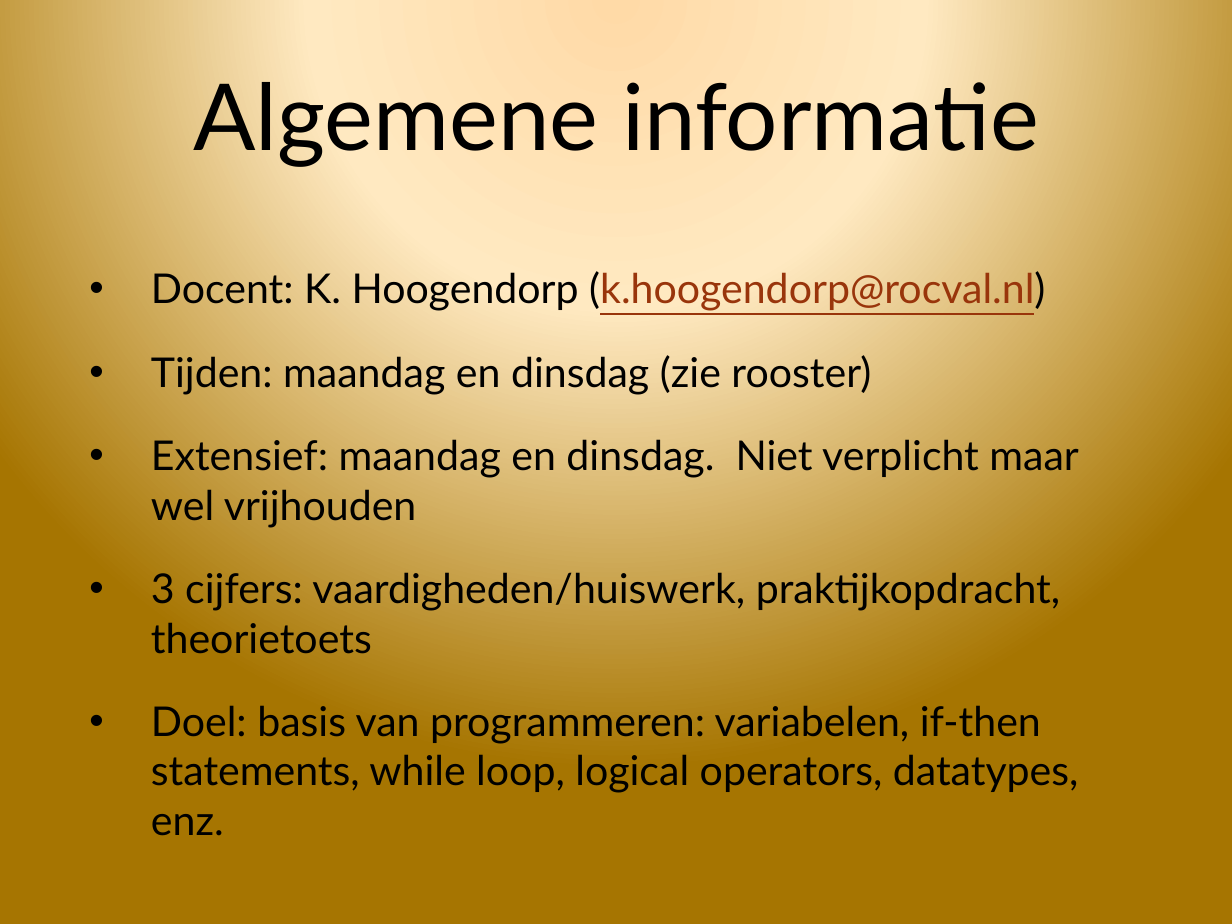
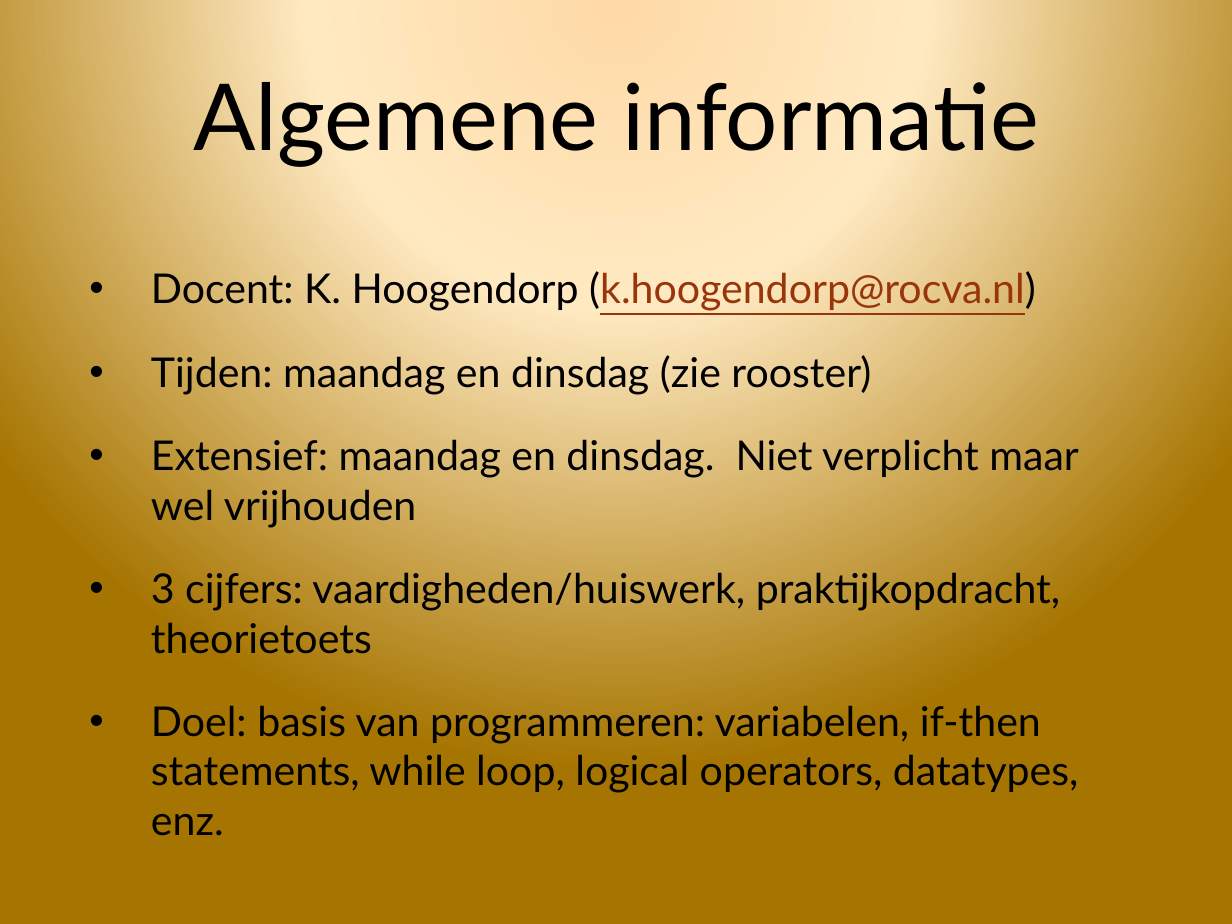
Before and after one commit to 8724970/rocva-progbasis, a slide deck: slide 2 of presentatie les1.pptx. Drawn at 1232x924 pixels with LibreOffice and Linux fonts; fonts in the diff are those of the drawing; background and template pictures are left out. Boxes give left, top, right and bottom in pixels: in the first picture for what was removed or moved away, otherwise in the second. Text is boxed around its words. In the diff, an @@ line names an element or a change of style, - is before the commit and + after.

```diff
--- a/presentatie les1.pptx
+++ b/presentatie les1.pptx
@@ text at (x1=151, y1=267, x2=1036, y2=311): text changed; text colour #99350B to #000000 @@
-• Docent: K. Hoogendorp (k.hoogendorp@rocval.nl)
+• Docent: K. Hoogendorp (k.hoogendorp@rocva.nl)
```
Also in this commit, not shown: 2 other slides changed, 2 slides added, 2 other files.
